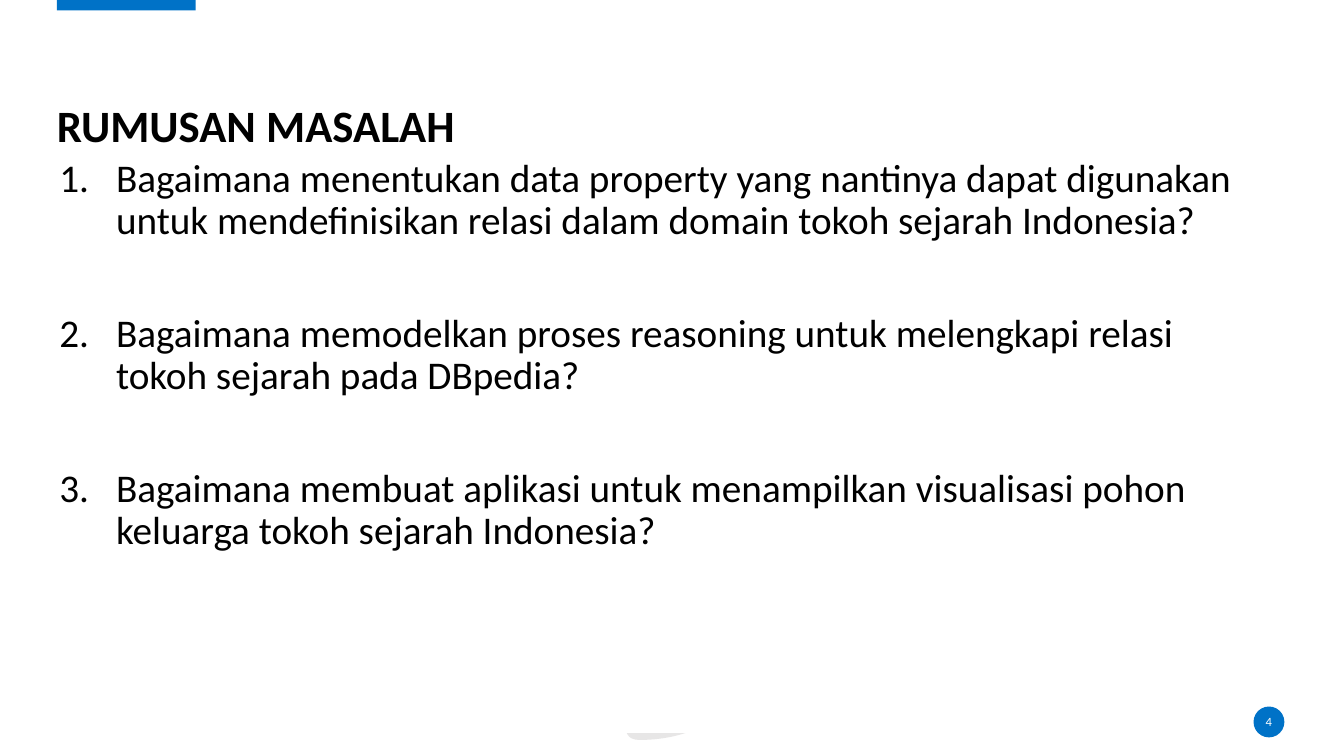
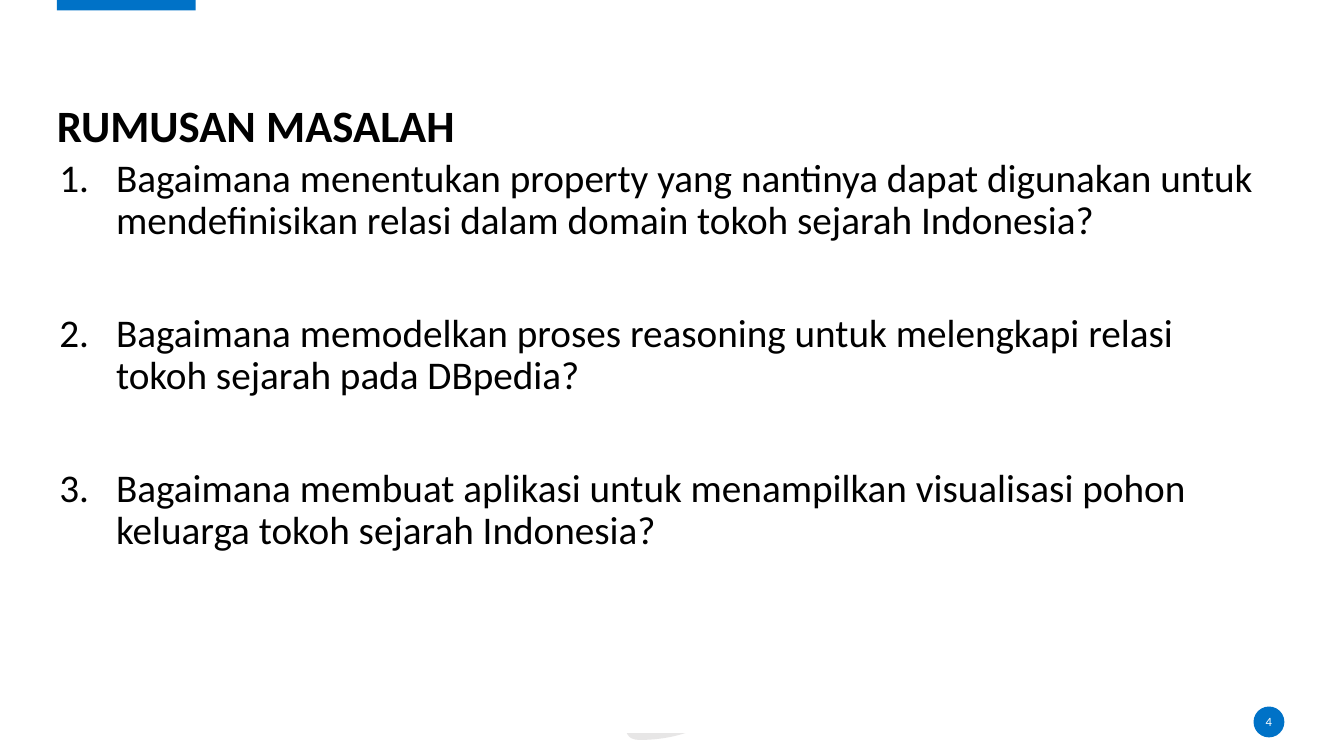
Before and after one commit to karyoutomoo/The-Tree-of-Heroes, a slide deck: slide 4 of 05111540000007-Faiq-Presentasi.pptx. Drawn at 1344x756 pixels with LibreOffice and Linux fonts; fonts in the diff are those of the drawing; background and template pictures are left out. Boxes give left, top, right and bottom in pixels: in the first picture for what was removed or moved away, otherwise in the second. Text is boxed around its words. In the diff, an @@ line names an element or a change of style, - is before the commit and + after.

```diff
--- a/05111540000007-Faiq-Presentasi.pptx
+++ b/05111540000007-Faiq-Presentasi.pptx
@@ text at bbox=[116, 164, 1252, 241]: text changed @@
-1. Bagaimana menentukan data property yang nantinya dapat digunakan untuk mendefinisikan relasi dalam domain tokoh sejarah Indonesia?
+1. Bagaimana menentukan property yang nantinya dapat digunakan untuk mendefinisikan relasi dalam domain tokoh sejarah Indonesia?
```
Also in this commit, not shown: 3 other slides changed, 4 slides added.
